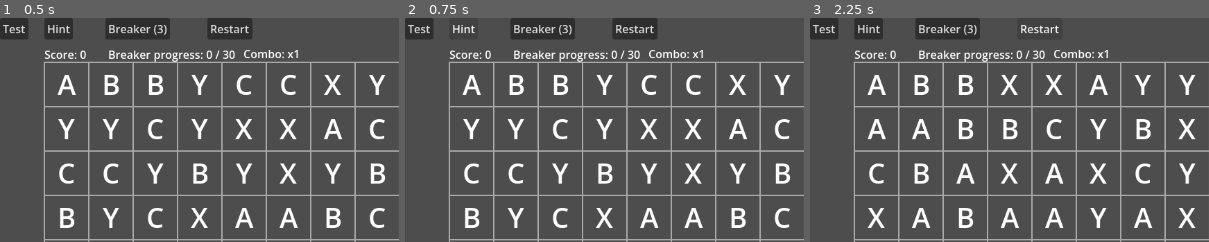
Above: before the commit, frames 1-3 (left to right).
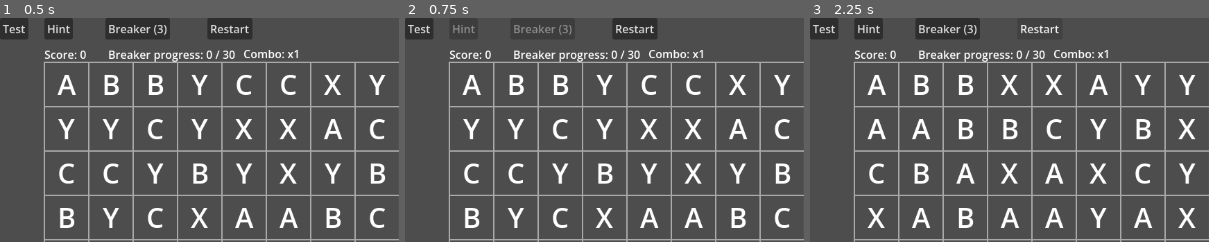
Above: after the commit, the same moments.

Repository: fehudma/godot_projects
Game: Godot game, scene res://Scenes/game.tscn
The game is run twice, just before and just after one commit, with the same random seed, the same clock (stepped at 60 frames per second) and the same inputs.
Inputs:
- Up to frame 1 (0.5 s): no input
- Up to frame 2 (0.75 s): click "Hint" at 0.5 s
- Up to frame 3 (2.25 s): click "Restart" at 1.25 s; click "Restart" at 2 s
The pictures show only the part of the screen within x 0-50%, y 0-50%; the shares and areas given below are measured in that part.

Frame 1 is identical in both runs. In frame 2, 0.3% of the frame differs, in the area x 12-42%, y 3-8%; in frame 3, nothing differs.

Commit message:
gint button disabled when the board is busy

Diff:
--- a/Scenes/board.gd
+++ b/Scenes/board.gd
@@ -31,6 +31,7 @@
 @onready var score_label: Label = $"../ScoreLabel"
 @onready var breaker_progress_label: Label = $"../BreakerProgressLabel"
 @onready var combo_label: Label = $"../ComboLabel"
+@onready var hint_button: Button = $"../HintButton"
 
 
 #==========================VARS
@@ -596,6 +597,11 @@
 func ensure_playable_board() -> void:
 	if not has_possible_move():
 		reshuffle_board()
+
+#Disable Hint while the board is busy
+func update_ui_lock_state() -> void:
+	hint_button.disabled = input_locked
+	breaker_button.disabled = input_locked or breakers_remaining <= 0
 #==========================OTHER FUNCTIONS
 #“Where should the center of cell (column, row) be?”
 func _draw() -> void:
@@ -663,6 +669,7 @@
 
 				if breaker_active:
 					input_locked = true
+					update_ui_lock_state()
 
 					var matched_pieces: Array[Piece] = [clicked_piece]
 					breakers_remaining -= 1
@@ -680,6 +687,7 @@
 					breaker_active = false
 					update_breaker_button_text()
 					input_locked = false
+					update_ui_lock_state()
 					return
 
 				if selected_cell == Vector2i(-1, -1):
@@ -717,6 +725,7 @@
 							)
 
 							input_locked = true
+							update_ui_lock_state()
 
 							add_score_for_match(matched_pieces)
 							remove_matched_pieces(matched_pieces)
@@ -727,6 +736,7 @@
 							ensure_playable_board()
 
 							input_locked = false
+							update_ui_lock_state()
 
 						selected_cell = Vector2i(-1, -1)
 
@@ -767,6 +777,7 @@
 	var second_piece: Piece = grid[possible_move[1].x][possible_move[1].y]
 
 	input_locked = true
+	update_ui_lock_state()
 
 	first_piece.set_selected(true)
 	second_piece.set_selected(true)
@@ -777,6 +788,7 @@
 	second_piece.set_selected(false)
 
 	input_locked = false
+	update_ui_lock_state()
 
 
 func _on_breaker_button_pressed() -> void:
